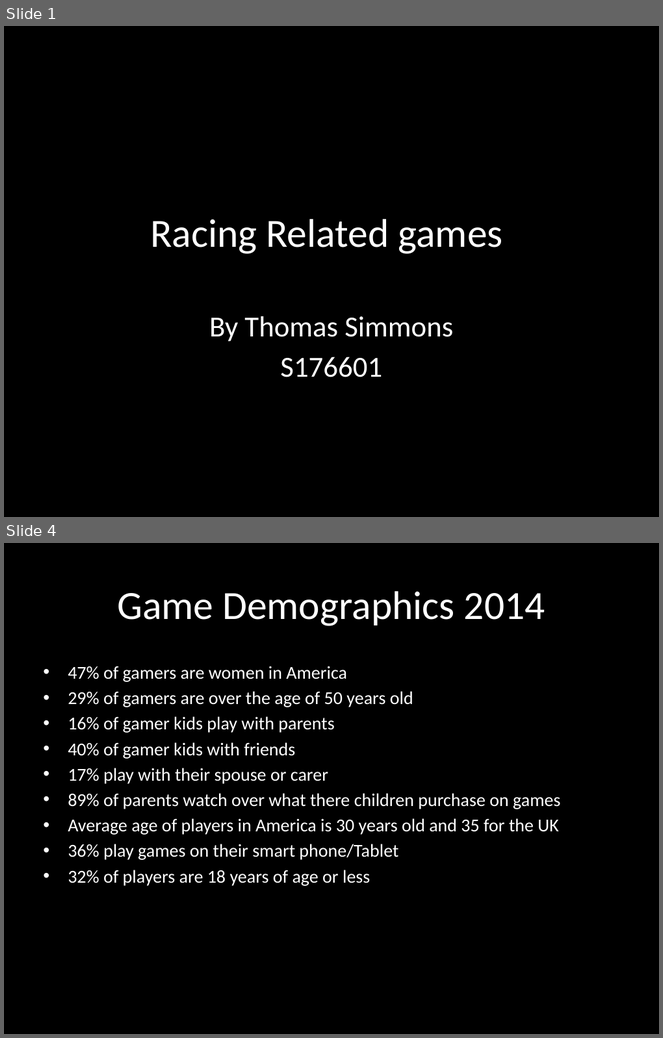
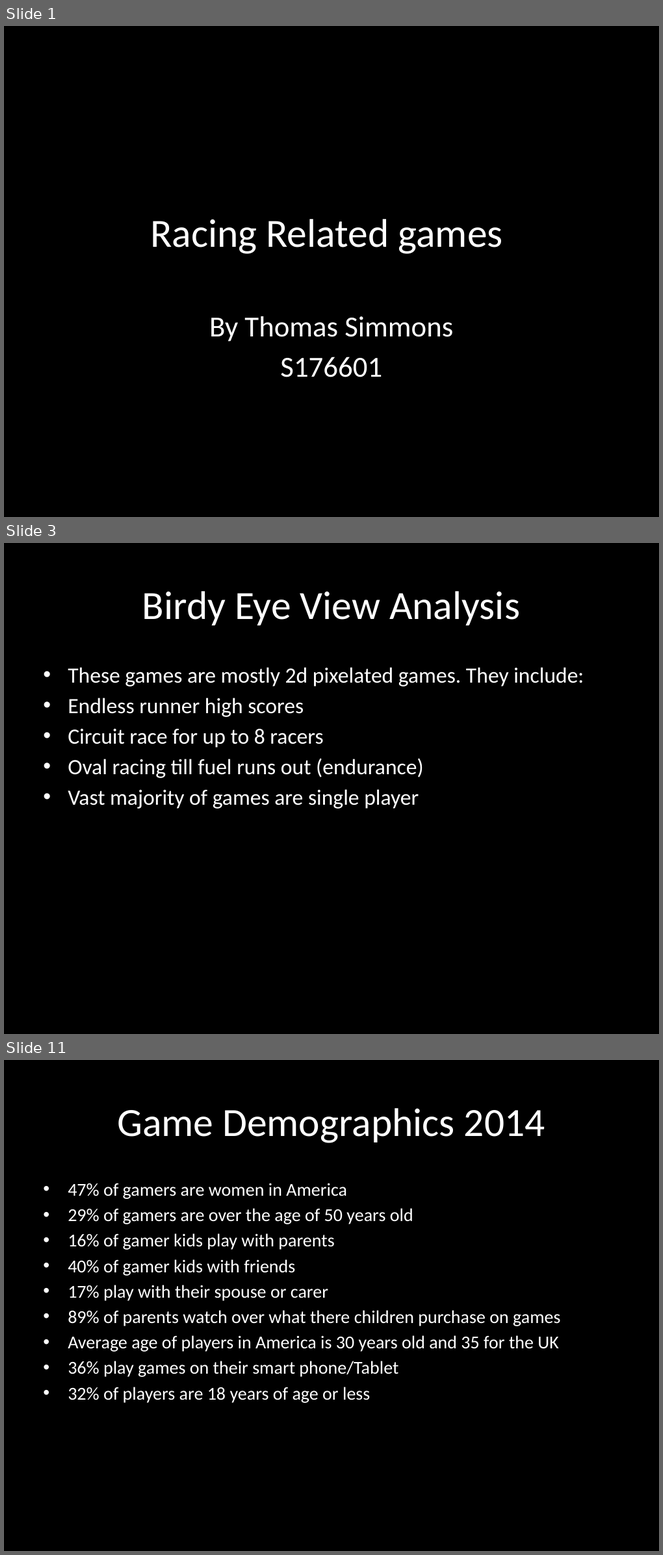
Before and after one commit to UoSGroupProjects1718/level-6-l6-group-9, a slide deck: Research/Racing Game/Racing Related games.pptx. Shown one above the other, each under a label of ours: slides 1 and 4 before the commit, slides 1, 3 and 11 after it; the slides between them are not shown. The pictures are 663x1038 and 663x1555 pixels, drawn with LibreOffice and Linux fonts; fonts in the diff are those of the drawing. Boxes give left, top, right and bottom in pixels: in the first picture for what was removed or moved away, otherwise in the second. Text is boxed around its words. In the diff, an @@ line names an element or a change of style, - is before the commit and + after.

Commit message:
Rcaing game
updated reserach of racing games

```diff
--- a/Research/Racing Game/Racing Related games.pptx
+++ b/Research/Racing Game/Racing Related games.pptx
@@ slide 3 added at <box>4,543,659,1034</box>, background #000000 @@
@@ title added at <box>142,591,520,626</box>, 44 pt, text #FFFFFF @@
+Birdy Eye View Analysis
@@ text added at <box>68,667,584,809</box>, 24 pt, text #FFFFFF @@
+• These games are mostly 2d pixelated games. They include:
+• Endless runner high scores
+• Circuit race for up to 8 racers
+• Oval racing till fuel runs out (endurance)
+• Vast majority of games are single player
@@ what was slide 4 is now slide 11 @@
```
Also in this commit, not shown: 2 slides changed, 6 other slides added.
